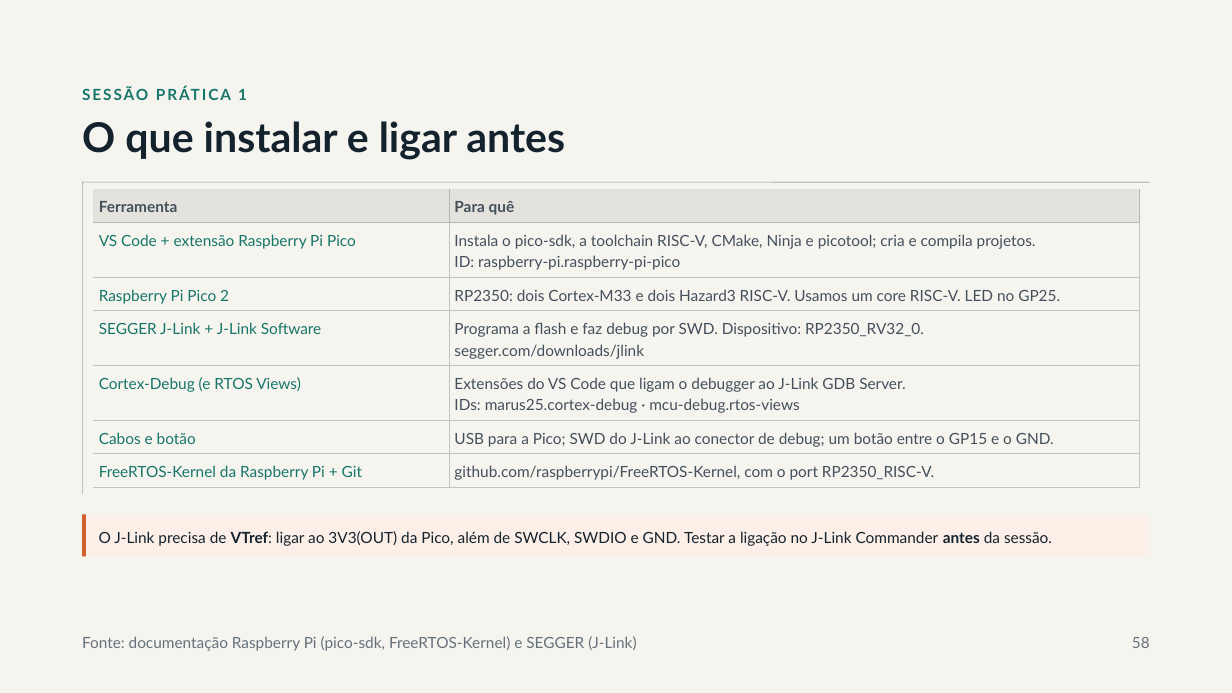
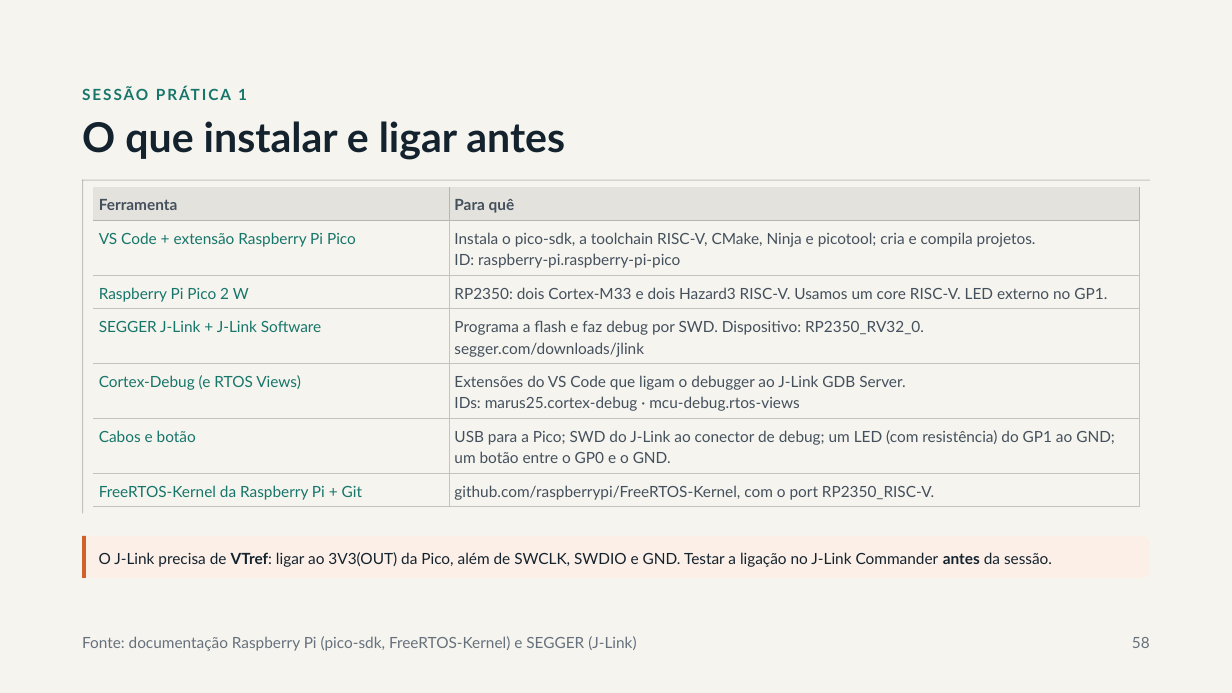
Before and after one commit to RPOA/Formacao_FreeRTOS, a slide deck: slide 58 of Slides/Formação FreeRTOS.pptx. Drawn at 1232x693 pixels with LibreOffice and Linux fonts; fonts in the diff are those of the drawing. Boxes give left, top, right and bottom in pixels: in the first picture for what was removed or moved away, otherwise in the second. Text is boxed around its words. In the diff, an @@ line names an element or a change of style, - is before the commit and + after.

```diff
--- a/Slides/Formação FreeRTOS.pptx
+++ b/Slides/Formação FreeRTOS.pptx
@@ line moved from (82, 182) - (82, 494) to (82, 179) - (82, 514) @@
@@ table at (93, 187, 1140, 506) @@
-row 3, column 1: Raspberry Pi Pico 2
+row 3, column 1: Raspberry Pi Pico 2 W
-row 3, column 2: RP2350: dois Cortex-M33 e dois Hazard3 RISC-V. Usamos um core RISC-V. LED no GP25.
+row 3, column 2: RP2350: dois Cortex-M33 e dois Hazard3 RISC-V. Usamos um core RISC-V. LED externo no GP1.
-row 6, column 2: USB para a Pico; SWD do J-Link ao conector de debug; um botão entre o GP15 e o GND.
+row 6, column 2: USB para a Pico; SWD do J-Link ao conector de debug; um LED (com resistência) do GP1 ao GND; um botão entre o GP0 e o GND.
@@ freeform shape "O J-Link precisa de VTref: ...": place and size @@
-freeform shape "O J-Link precisa de VTref: ..." at (82, 515, 1151, 557)
+freeform shape "O J-Link precisa de VTref: ..." at (82, 536, 1151, 579)
@@ freeform shape: place and size @@
-freeform shape at (82, 515, 1151, 557)
+freeform shape at (82, 536, 1151, 579)
```
Also in this commit, not shown: 22 other slides changed, 1 slide removed, 1 other file.
